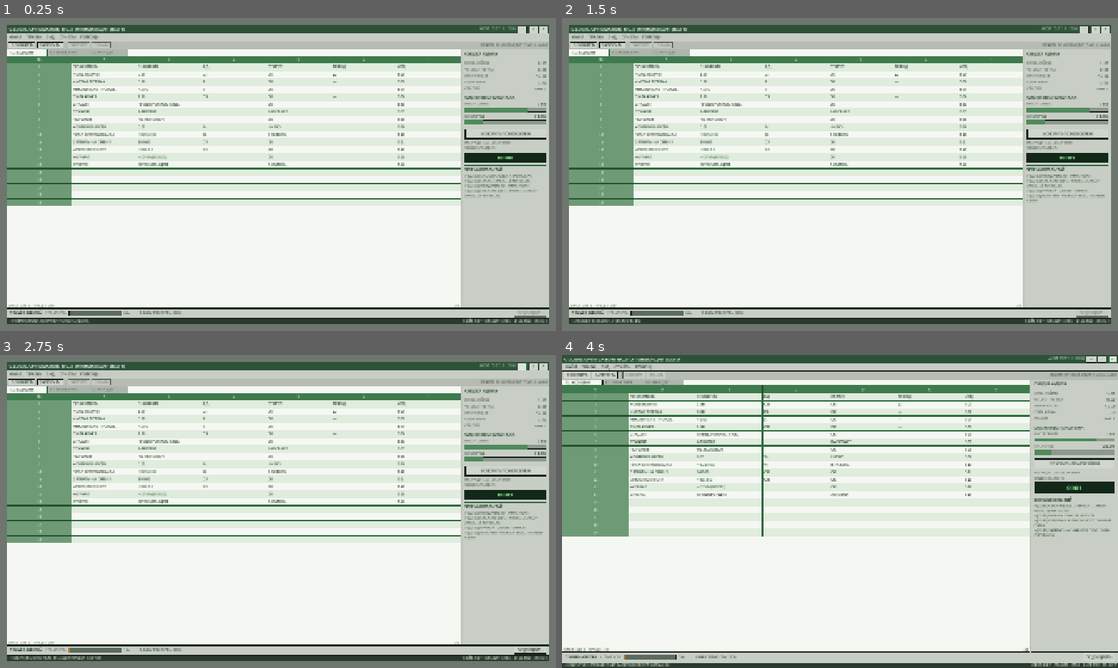
Above: before the commit, frames 1-4 (two rows, left to right).
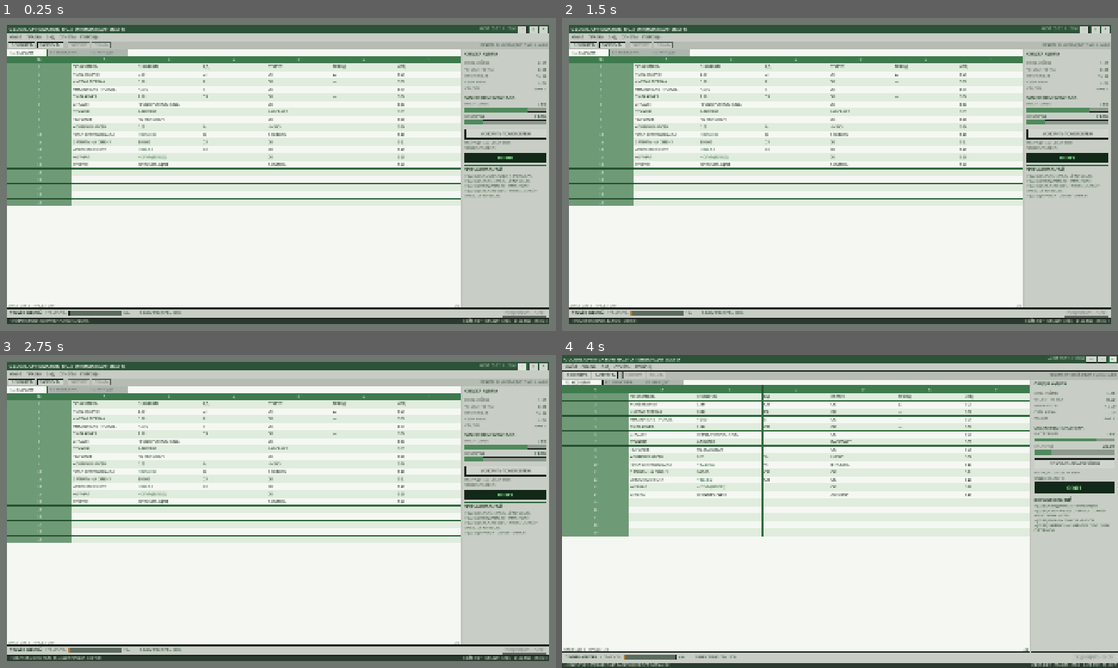
Above: after the commit, the same moments.

Repository: idlersgenii/Global-Optimization-Inc
Game: Godot game, scene res://scenes/MainDashboard.tscn
The game is run twice, just before and just after one commit, with the same random seed, the same clock (stepped at 60 frames per second) and the same inputs.
Inputs (mouse positions are in pixels of both pictures, inside the frame that each line leads up to):
- Up to frame 1 (0.25 s): no input
- Up to frame 2 (1.5 s): click "УСКОРИТЬ ПОМОЛ ЗЁРЕН" at 0.5 s; click (1090, 312) at 1.25 s, where only the run before the commit has a clickable "ПОДБОДРИТЬ"
- Up to frame 3 (2.75 s): click "—" at 2 s
- Up to frame 4 (4 s): click "□" at 2.75 s; click "×" at 3.5 s

The runs differ from the first frame. In frame 1, less than 0.1% of the frame differs, in the area x 90-98%, y 93-96%; in frame 2, 0.4%, in the area x 2-98%, y 50-98%; in frame 3, 0.4%; in frame 4, 0.4%.

Commit message:
feat: make fatigue click-driven and add paid cheer cooldown

Diff:
--- a/autoload/game_state.gd
+++ b/autoload/game_state.gd
@@ -14,7 +14,12 @@
 
 const FATIGUE_MAX: float = 100.0
 const FATIGUE_PER_TICK: float = 1.0
+## Fatigue only grows for this many one-second ticks after a grind click.
+## Re-clicking during the window restarts the countdown instead of stacking it.
+const FATIGUE_CLICK_WINDOW_TICKS: int = 5
 const CHEER_RECOVERY: float = 35.0
+const CHEER_COST: float = 5.0
+const CHEER_COOLDOWN_SEC: float = 5.0
 const EXHAUSTED_EFFICIENCY: float = 0.5
 
 ## Fiat credits, called "coffee coins" in the game.
@@ -31,9 +36,14 @@
 ## One of the values in SignalBus.GameScale.
 var current_stage: int = SignalBus.GameScale.CAFE
 
-## Intern Alexey: fatigue fills over time; at 100 % his efficiency halves.
+## Intern Alexey: fatigue fills after clicks; at 100 % his efficiency halves.
 var intern_fatigue: float = 0.0
 var intern_efficiency: float = 1.0
+
+## One-second ticks left in the post-click fatigue window.
+var _fatigue_window_ticks: int = 0
+## Engine time (msec) when the cheer cooldown expires.
+var _cheer_ready_at_msec: int = 0
 
 # --- Coffee coins ----------------------------------------------------------
 
@@ -82,6 +92,8 @@
 
 	coffee_coins += reward
 	coffee_cups += 1
+	# Each click restarts the fatigue window; clicks never stack extra ticks.
+	_fatigue_window_ticks = FATIGUE_CLICK_WINDOW_TICKS
 	SignalBus.coffee_earned.emit(reward)
 	SignalBus.grind_boost_requested.emit(reward)
 	SignalBus.coffee_cups_changed.emit(coffee_cups)
@@ -106,19 +118,50 @@
 		SignalBus.intern_exhausted.emit()
 
 
-## Manual intervention: "Подбодрить" recovers fatigue and restores efficiency.
-func cheer_up_intern() -> void:
+## Called once per second by the fatigue UI timer. Fatigue only grows while
+## a post-click window is active, so an idle player never gets tired.
+func tick_fatigue() -> void:
+	if _fatigue_window_ticks <= 0:
+		return
+
+	_fatigue_window_ticks -= 1
+	add_fatigue(FATIGUE_PER_TICK)
+
+
+## How many seconds remain before "Подбодрить" can be used again.
+func get_cheer_cooldown_remaining() -> float:
+	var remaining_msec := _cheer_ready_at_msec - Time.get_ticks_msec()
+	return maxf(float(remaining_msec) / 1000.0, 0.0)
+
+
+## True when Alexey is tired, the player can pay the cheer price and the
+## cooldown has expired.
+func can_cheer() -> bool:
+	return (
+		intern_fatigue > 0.0
+		and coffee_coins >= CHEER_COST
+		and get_cheer_cooldown_remaining() <= 0.0
+	)
+
+
+## Manual intervention: "Подбодрить" spends coffee coins, recovers fatigue,
+## restores efficiency and starts the cooldown. Returns true when it happened.
+func cheer_up_intern() -> bool:
+	if not can_cheer():
+		return false
+
 	var previous_fatigue := intern_fatigue
 	intern_fatigue = maxf(intern_fatigue - CHEER_RECOVERY, 0.0)
 	var recovery := previous_fatigue - intern_fatigue
-	if recovery <= 0.0:
-		return
+	_cheer_ready_at_msec = Time.get_ticks_msec() + int(roundf(CHEER_COOLDOWN_SEC * 1000.0))
+	spend_coffee(CHEER_COST)
 
 	SignalBus.fatigue_changed.emit(intern_fatigue)
 	if intern_efficiency < 1.0:
 		intern_efficiency = 1.0
 		SignalBus.intern_efficiency_changed.emit(intern_efficiency)
 	SignalBus.intern_cheered.emit(recovery)
+	return true
 
 # --- Pure logic points -----------------------------------------------------
 
@@ -299,6 +342,8 @@
 	click_multiplier = maxf(float(data.get("click_multiplier", 1.0)), 0.0)
 	intern_fatigue = clampf(float(data.get("intern_fatigue", 0.0)), 0.0, FATIGUE_MAX)
 	intern_efficiency = EXHAUSTED_EFFICIENCY if intern_fatigue >= FATIGUE_MAX else 1.0
+	_fatigue_window_ticks = 0
+	_cheer_ready_at_msec = 0
 	current_stage = clampi(
 		int(data.get("current_stage", SignalBus.GameScale.CAFE)),
 		SignalBus.GameScale.CAFE,
@@ -318,6 +363,8 @@
 	click_multiplier = 1.0
 	intern_fatigue = 0.0
 	intern_efficiency = 1.0
+	_fatigue_window_ticks = 0
+	_cheer_ready_at_msec = 0
 	current_stage = SignalBus.GameScale.CAFE
 
 	_emit_all_changes()
--- a/scenes/FatigueComponent.tscn
+++ b/scenes/FatigueComponent.tscn
@@ -68,10 +68,14 @@
 custom_minimum_size = Vector2(0, 26)
 layout_mode = 2
 focus_mode = 0
-tooltip_text = "Снизить усталость Алексея на 35%"
-text = "ПОДБОДРИТЬ"
+tooltip_text = "Снять 35% усталости за 5 CR. Перезарядка 5 с"
+text = "ПОДБОДРИТЬ · 5 CR"
 
 [node name="FatigueTimer" type="Timer" parent="."]
 unique_name_in_owner = true
 wait_time = 1.0
 autostart = true
+
+[node name="CheerCooldownTimer" type="Timer" parent="."]
+unique_name_in_owner = true
+wait_time = 1.0
--- a/scripts/fatigue_component.gd
+++ b/scripts/fatigue_component.gd
@@ -3,7 +3,8 @@
 ##
 ## The component owns only presentation and the one-second Timer. Fatigue
 ## mutations live in GameState and come back through SignalBus, so the UI
-## never polls game state directly.
+## never polls game state directly. Fatigue only grows during the short
+## post-click window that GameState opens on every manual grind.
 
 @onready var _fatigue_bar: ProgressBar = %FatigueBar
 @onready var _fatigue_percent: Label = %FatiguePercent
@@ -12,6 +13,7 @@
 @onready var _warning_label: Label = %WarningLabel
 @onready var _cheer_button: Button = %CheerButton
 @onready var _fatigue_timer: Timer = %FatigueTimer
+@onready var _cheer_cooldown_timer: Timer = %CheerCooldownTimer
 
 var _warning_tween: Tween
 
@@ -20,25 +22,35 @@
 	SignalBus.fatigue_changed.connect(_on_fatigue_changed)
 	SignalBus.intern_efficiency_changed.connect(_on_efficiency_changed)
 	SignalBus.intern_exhausted.connect(_on_intern_exhausted)
+	SignalBus.intern_cheered.connect(_on_intern_cheered)
+	SignalBus.coffee_changed.connect(_on_coffee_changed)
 	SignalBus.game_loaded.connect(_on_game_loaded)
 	SignalBus.game_reset.connect(_on_game_reset)
 	_cheer_button.pressed.connect(_on_cheer_pressed)
 	_fatigue_timer.timeout.connect(_on_fatigue_timer_timeout)
+	_cheer_cooldown_timer.timeout.connect(_on_cheer_cooldown_timeout)
 	_refresh_from_state()
 
 
 func _on_fatigue_timer_timeout() -> void:
-	GameState.add_fatigue(GameState.FATIGUE_PER_TICK)
+	GameState.tick_fatigue()
 
 
 func _on_cheer_pressed() -> void:
 	GameState.cheer_up_intern()
 
 
+func _on_cheer_cooldown_timeout() -> void:
+	_refresh_cheer_state()
+	if GameState.get_cheer_cooldown_remaining() <= 0.0:
+		_cheer_cooldown_timer.stop()
+
+
 func _on_fatigue_changed(new_value: float) -> void:
 	_fatigue_bar.value = new_value
 	_fatigue_percent.text = "%d%%" % int(roundf(new_value))
 	_apply_warning_state(new_value)
+	_refresh_cheer_state()
 
 
 func _on_efficiency_changed(new_efficiency: float) -> void:
@@ -47,6 +59,15 @@
 
 func _on_intern_exhausted() -> void:
 	_start_warning_blink()
+
+
+func _on_intern_cheered(_recovery: float) -> void:
+	_cheer_cooldown_timer.start()
+	_refresh_cheer_state()
+
+
+func _on_coffee_changed(_new_amount: float) -> void:
+	_refresh_cheer_state()
 
 
 func _on_game_loaded(_slot: StringName) -> void:
@@ -71,12 +92,39 @@
 	_warning_icon.visible = exhausted
 	_warning_label.visible = exhausted
 	_fatigue_bar.theme_type_variation = &"FatigueBarCritical" if exhausted else &"FatigueBar"
-	_cheer_button.disabled = fatigue <= 0.0
+	_refresh_cheer_state()
 
 	if exhausted:
 		_start_warning_blink()
 	else:
 		_stop_warning_blink()
+
+
+func _refresh_cheer_state() -> void:
+	var cooldown := GameState.get_cheer_cooldown_remaining()
+	var cost := int(roundf(GameState.CHEER_COST))
+
+	if cooldown > 0.0:
+		_cheer_button.text = "ПЕРЕРЫВ: %d С" % int(ceilf(cooldown))
+		_cheer_button.tooltip_text = "Алексей отдыхает, осталось %d с" % int(ceilf(cooldown))
+	elif GameState.intern_fatigue <= 0.0:
+		_cheer_button.text = "ПОДБОДРИТЬ · %d CR" % cost
+		_cheer_button.tooltip_text = "Алексей и так бодр"
+	elif GameState.coffee_coins < GameState.CHEER_COST:
+		_cheer_button.text = "ПОДБОДРИТЬ · %d CR" % cost
+		_cheer_button.tooltip_text = "Нужно %d CR — не хватает кофе-койнов" % cost
+	else:
+		_cheer_button.text = "ПОДБОДРИТЬ · %d CR" % cost
+		_cheer_button.tooltip_text = (
+			"Снять %d%% усталости за %d CR. Перезарядка %d с"
+			% [
+				int(roundf(GameState.CHEER_RECOVERY)),
+				cost,
+				int(roundf(GameState.CHEER_COOLDOWN_SEC)),
+			]
+		)
+
+	_cheer_button.disabled = not GameState.can_cheer()
 
 
 func _start_warning_blink() -> void:
